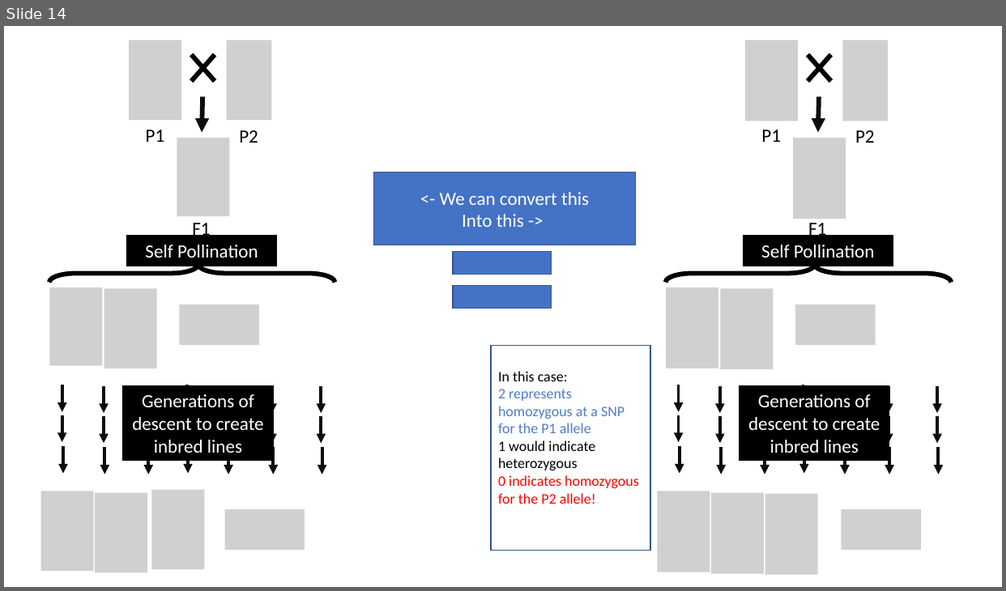
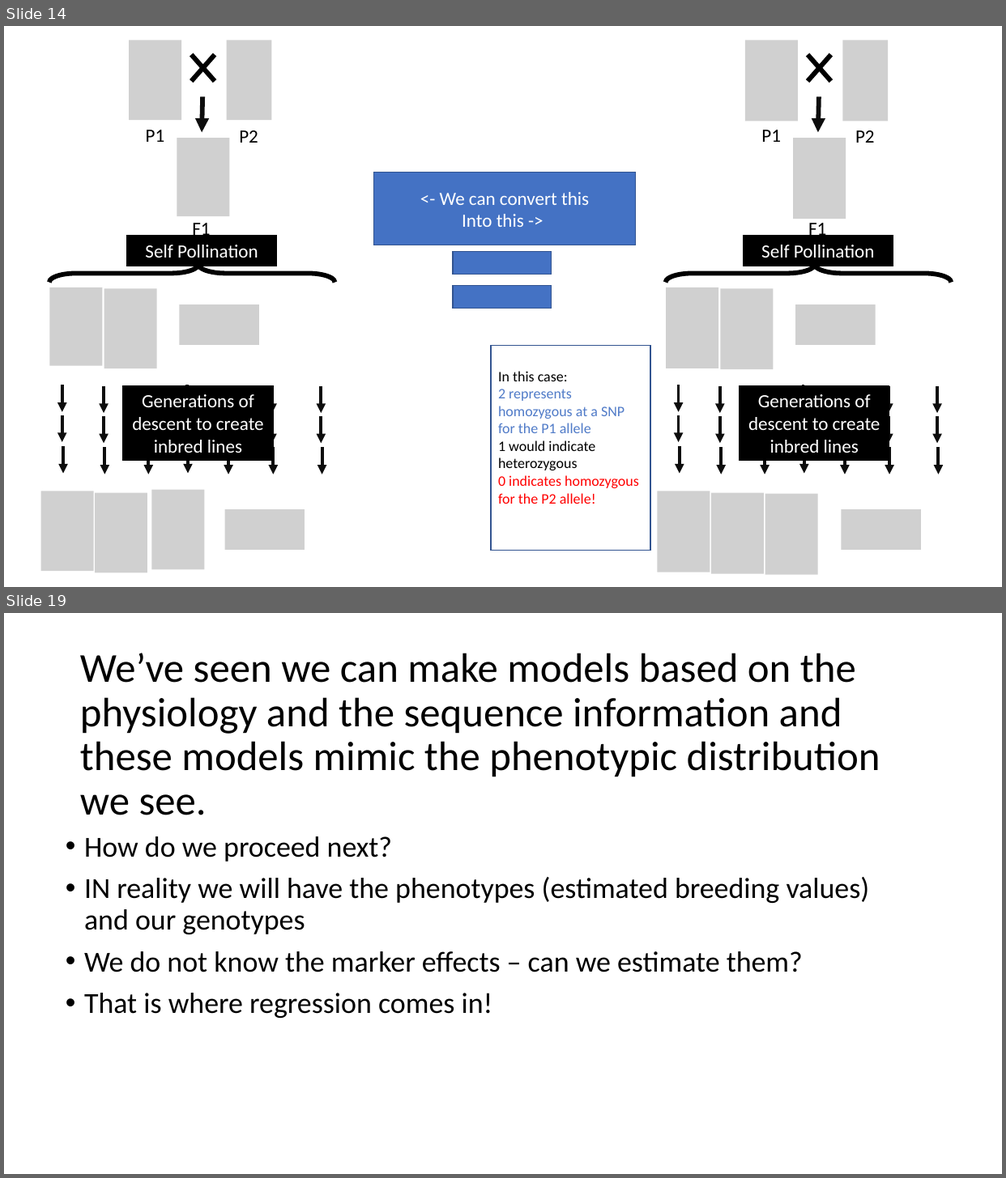
Before and after one commit to ter56/September2_2021_class, a slide deck: AdditiveModels_9_2_2021.pptx. Shown one above the other, each under a label of ours: slide 14 before the commit, slides 14 and 19 after it; the slides between them are not shown. The pictures are 1006x591 and 1006x1178 pixels, drawn with LibreOffice and Linux fonts; fonts in the diff are those of the drawing; grey boxes stand for pictures. Boxes give left, top, right and bottom in pixels: in the first picture for what was removed or moved away, otherwise in the second. Text is boxed around its words. In the diff, an @@ line names an element or a change of style, - is before the commit and + after.

```diff
--- a/AdditiveModels_9_2_2021.pptx
+++ b/AdditiveModels_9_2_2021.pptx
@@ slide 19 added at <box>4,613,1002,1174</box>, background #FFFFFF @@
@@ title added at <box>80,653,880,815</box>, 39.6 pt, text #000000 @@
+We’ve seen we can make models based on the physiology and the sequence information and these models mimic the phenotypic distribution we see.
@@ text added at <box>84,837,870,1018</box>, 28 pt, text #000000 @@
+• How do we proceed next?
+• IN reality we will have the phenotypes (estimated breeding values) and our genotypes
+• We do not know the marker effects – can we estimate them?
+• That is where regression comes in!
```
Also in this commit, not shown: 6 slides changed, 19 other slides added, 6 slides removed, 1 other file.
